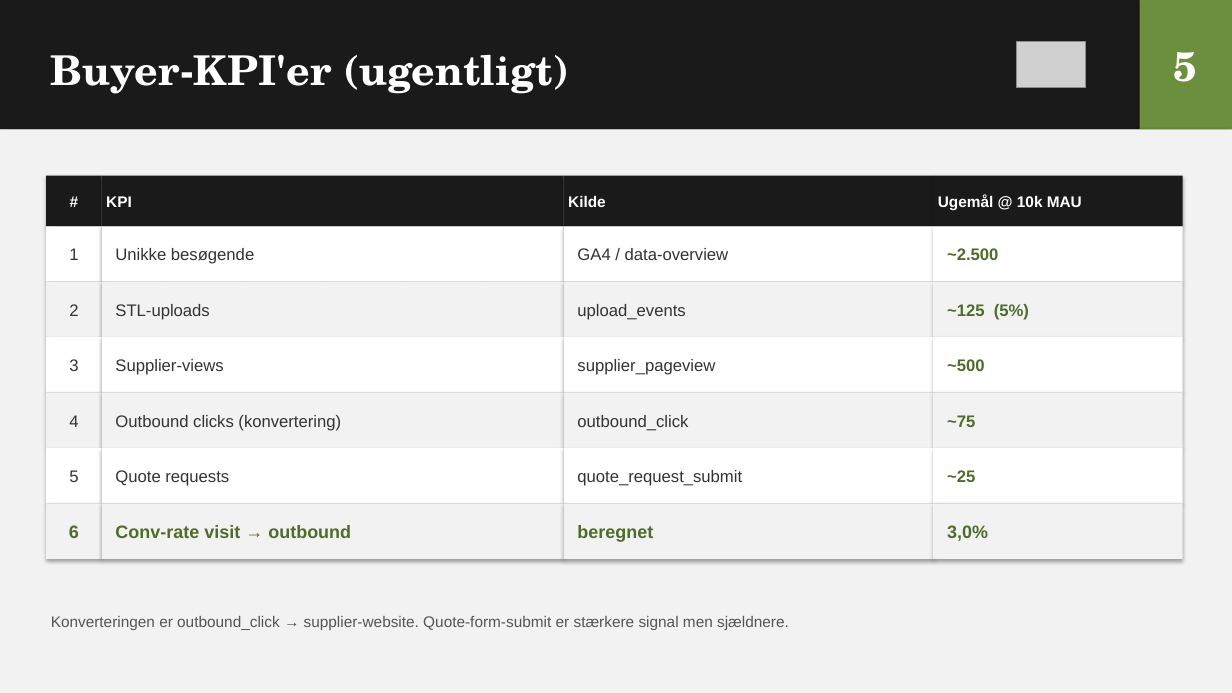
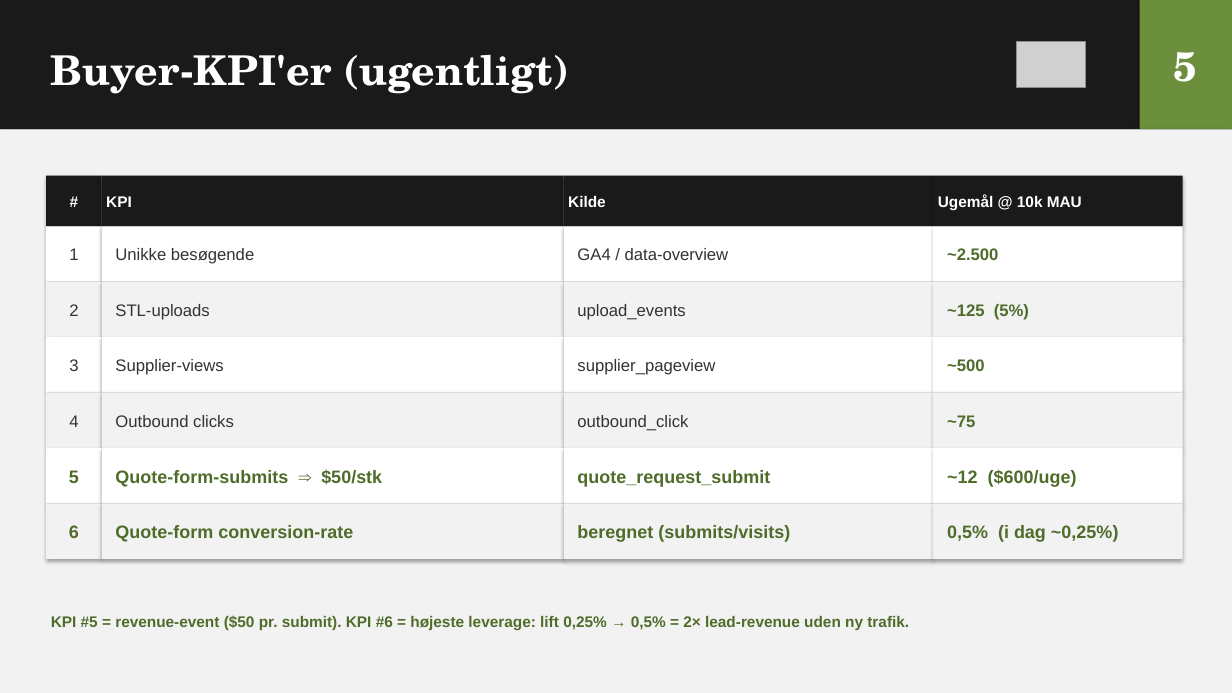
Before and after one commit to chrnymark-web/amsupplycheck, a slide deck: slide 5 of SupplyCheck_Weekly_KPI_Deck.pptx. Drawn at 1232x693 pixels with LibreOffice and Linux fonts; fonts in the diff are those of the drawing; grey boxes stand for pictures. Boxes give left, top, right and bottom in pixels: in the first picture for what was removed or moved away, otherwise in the second. Text is boxed around its words. In the diff, an @@ line names an element or a change of style, - is before the commit and + after.

```diff
--- a/SupplyCheck_Weekly_KPI_Deck.pptx
+++ b/SupplyCheck_Weekly_KPI_Deck.pptx
@@ text at box(115, 415, 234, 427): text changed @@
-Outbound clicks (konvertering)
+Outbound clicks
@@ text "5" at box(69, 470, 79, 483): size 13 to 14 pt, text colour #333333 to #4F6C2A, bold on @@
@@ text "quote_request_submit" at box(577, 470, 770, 487): size 13 to 14 pt, text colour #333333 to #4F6C2A, bold on @@
@@ text at box(115, 469, 382, 487): text changed; size 13 to 14 pt; text colour #333333 to #4F6C2A; bold on @@
-Quote requests
+Quote-form-submits ⇒ $50/stk
@@ text at box(947, 469, 1077, 487): text changed; size 13 to 14 pt @@
-~25
+~12 ($600/uge)
@@ text at box(115, 525, 353, 542): text changed @@
-Conv-rate visit → outbound
+Quote-form conversion-rate
@@ text at box(577, 525, 790, 542): text changed @@
-beregnet
+beregnet (submits/visits)
@@ text at box(947, 525, 1119, 542): text changed @@
-3,0%
+0,5% (i dag ~0,25%)
@@ text at box(51, 616, 909, 630): text changed; text colour #555555 to #4F6C2A; bold on @@
-Konverteringen er outbound_click → supplier-website. Quote-form-submit er stærkere signal men sjældnere.
+KPI #5 = revenue-event ($50 pr. submit). KPI #6 = højeste leverage: lift 0,25% → 0,5% = 2× lead-revenue uden ny trafik.
```
Also in this commit, not shown: 8 other slides changed, 1 slide added, 1 slide removed, 1 other file.
